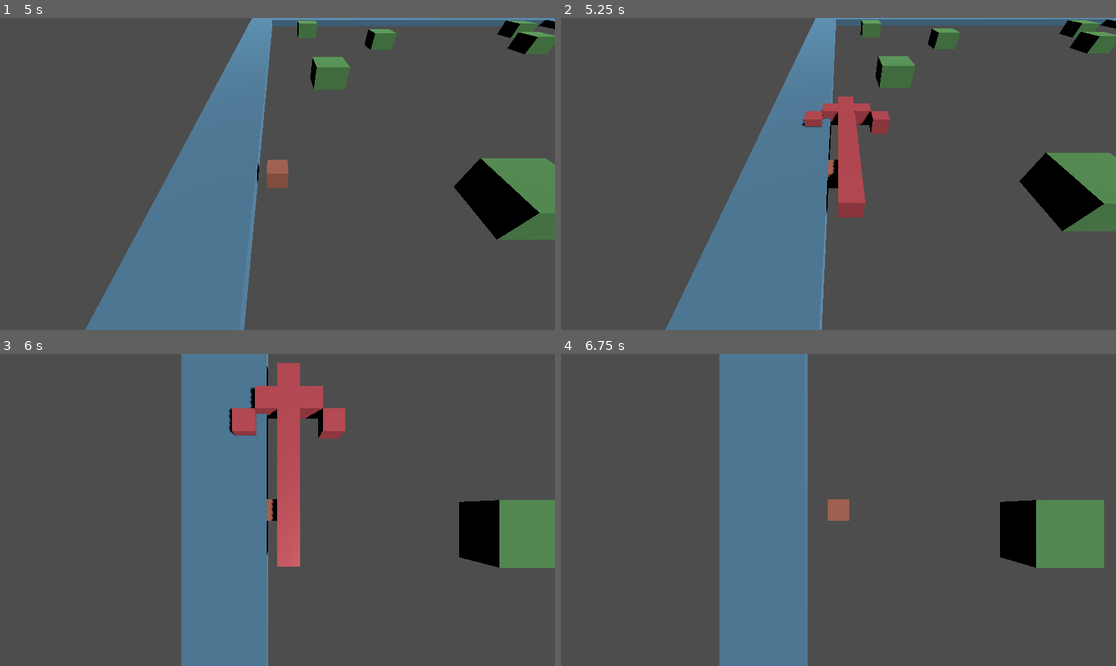
Above: before the commit, frames 1-4 (two rows, left to right).
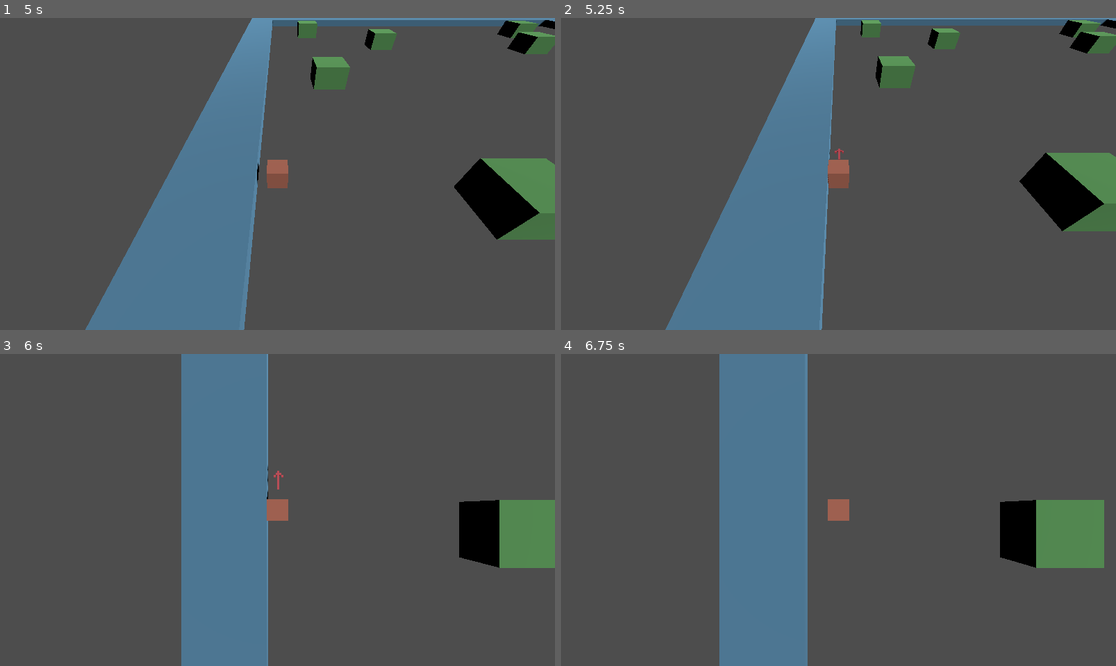
Above: after the commit, the same moments.

Repository: YeeClaw/gravitygame
Game: Godot game, scene res://scenes/main.tscn
The game is run twice, just before and just after one commit, with the same random seed, the same clock (stepped at 60 frames per second) and the same inputs.
Inputs (mouse positions are in pixels of both pictures, inside the frame that each line leads up to):
- Up to frame 1 (5 s): move the mouse to (399, 158) at 0.52 s; hold D (actor_right) 0.53-1.28 s; tap Space (actor_release) at 0.6, 2.1, 3.6 s; move the mouse to (166, 189) at 1.27 s; hold S (actor_down) 1.28-2.03 s; tap T (toggle_perspective) at 1.35, 2.85, 4.35 s; move the mouse to (333, 105) at 2.02 s; hold D (actor_right) 2.03-2.78 s; move the mouse to (249, 236) at 2.77 s; hold W (actor_up) 2.78-3.53 s; move the mouse to (444, 220) at 3.52 s; hold A (actor_left) from 3.53 s (still down); move the mouse to (111, 127) at 4.27 s
- Up to frame 2 (5.25 s): move the mouse to (866, 174) at 5.02 s; release A (actor_left) at 5.03 s; hold S (actor_down) from 5.03 s (still down); tap Space (actor_release) at 5.1 s
- Up to frame 3 (6 s): tap Enter at 5.75 s; move the mouse to (194, 432) at 5.77 s; release S (actor_down) at 5.78 s; hold D (actor_right) from 5.78 s (still down); tap T (toggle_perspective) at 5.85 s
- Up to frame 4 (6.75 s): tap Space (actor_release) at 6.5, 6.6 s; move the mouse to (960, 494) at 6.52 s; release D (actor_right) at 6.53 s; hold W (actor_up) from 6.53 s (still down)

Frame 1 is identical in both runs. In frame 2, 2.4% of the frame differs, in the area x 43-60%, y 25-64%; in frame 3, 4.6%, in the area x 41-63%, y 2-69%; in frame 4, nothing differs.
Error in both runs: Invalid access to property or key 'position' on a base object of type 'null instance'. (res://scripts/top_camera.gd:12)

Commit message:
TG-08 Fix direction indicator scale

Diff:
--- a/scenes/direction_indicator.tscn
+++ b/scenes/direction_indicator.tscn
@@ -1,8 +1,9 @@
 [gd_scene load_steps=2 format=3 uid="uid://c1llnrlyyi0kq"]
 
-[ext_resource type="PackedScene" uid="uid://divajh8y43jp1" path="res://art/models/red_arrow.gltf" id="1_rtfsr"]
+[ext_resource type="PackedScene" uid="uid://bg2bmcefbv0lc" path="res://art/models/red_arrow.gltf" id="1_rtfsr"]
 
 [node name="DirectionIndicator" type="Node3D"]
+transform = Transform3D(0.1, 0, 0, 0, 0.1, 0, 0, 0, 0.1, 0, 0, 0)
 
 [node name="red_arrow" parent="." instance=ExtResource("1_rtfsr")]
-transform = Transform3D(1, 0, 0, 0, 1, 0, 0, 0, 1, 0, 0, -1.5)
+transform = Transform3D(1, 0, 0, 0, 1, 0, 0, 0, 1, 0, 0, -14)
